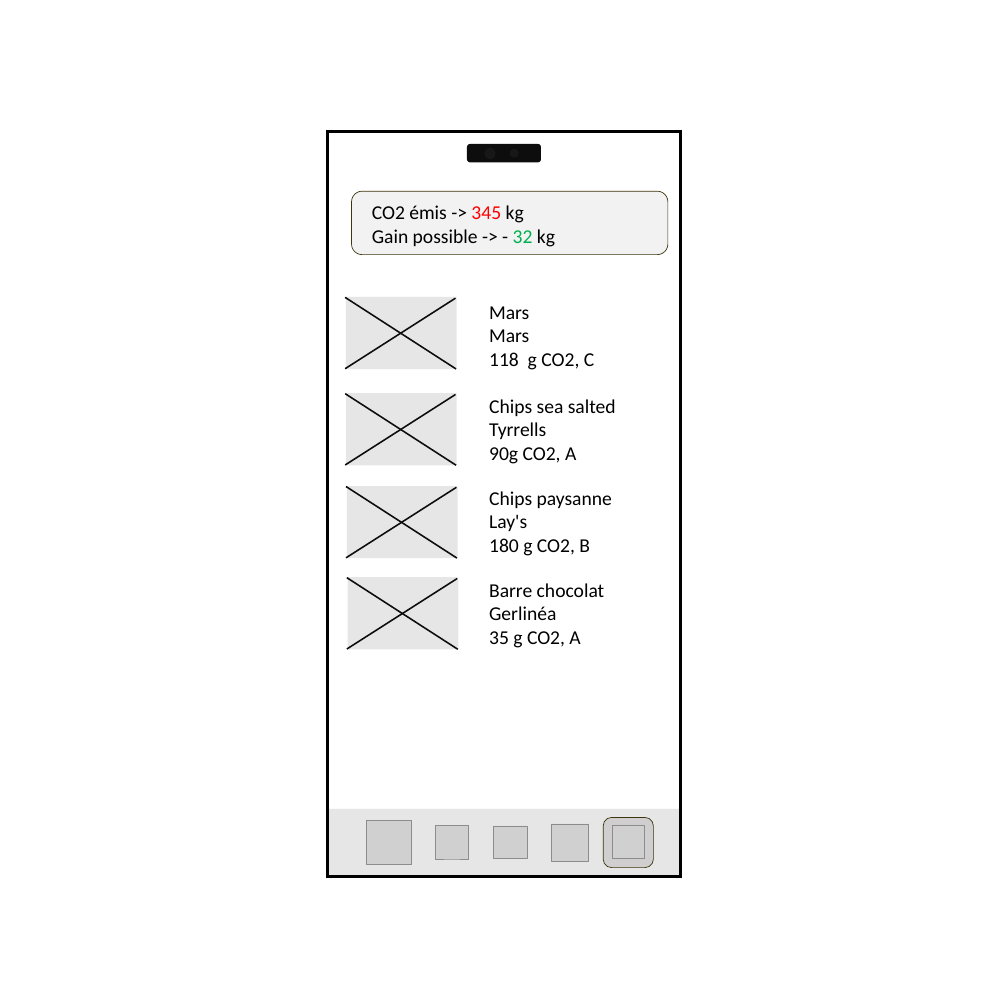
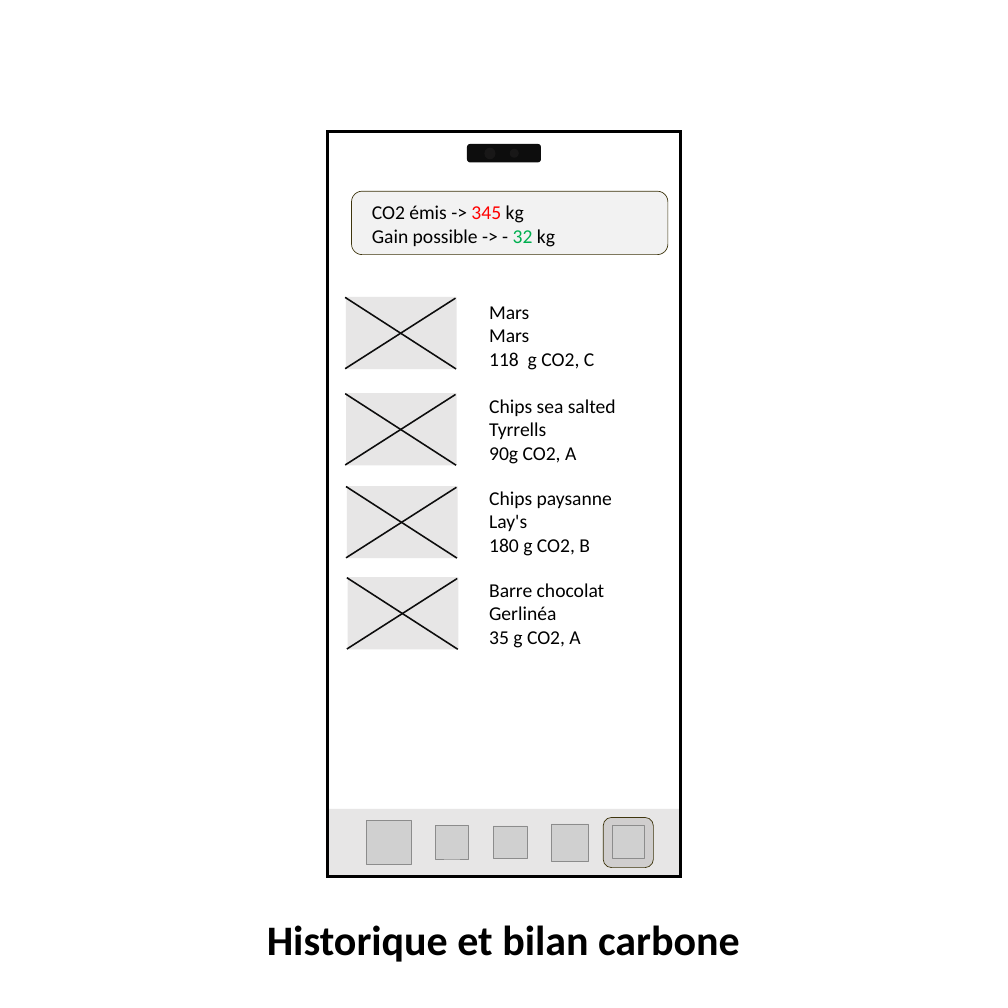
Before and after one commit to CarolusIntelligence/green_ia, a slide deck: slide 3 of doc/wireframe/Présentation1.pptx. Drawn at 1008x1008 pixels with LibreOffice and Linux fonts; fonts in the diff are those of the drawing; grey boxes stand for pictures. Boxes give left, top, right and bottom in pixels: in the first picture for what was removed or moved away, otherwise in the second. Text is boxed around its words. In the diff, an @@ line names an element or a change of style, - is before the commit and + after.

```diff
--- a/doc/wireframe/Présentation1.pptx
+++ b/doc/wireframe/Présentation1.pptx
@@ text added at (267, 925, 740, 962), 60 pt, text #000000, bold @@
+Historique et bilan carbone
```
Also in this commit, not shown: 5 other slides changed, 3 other files.
